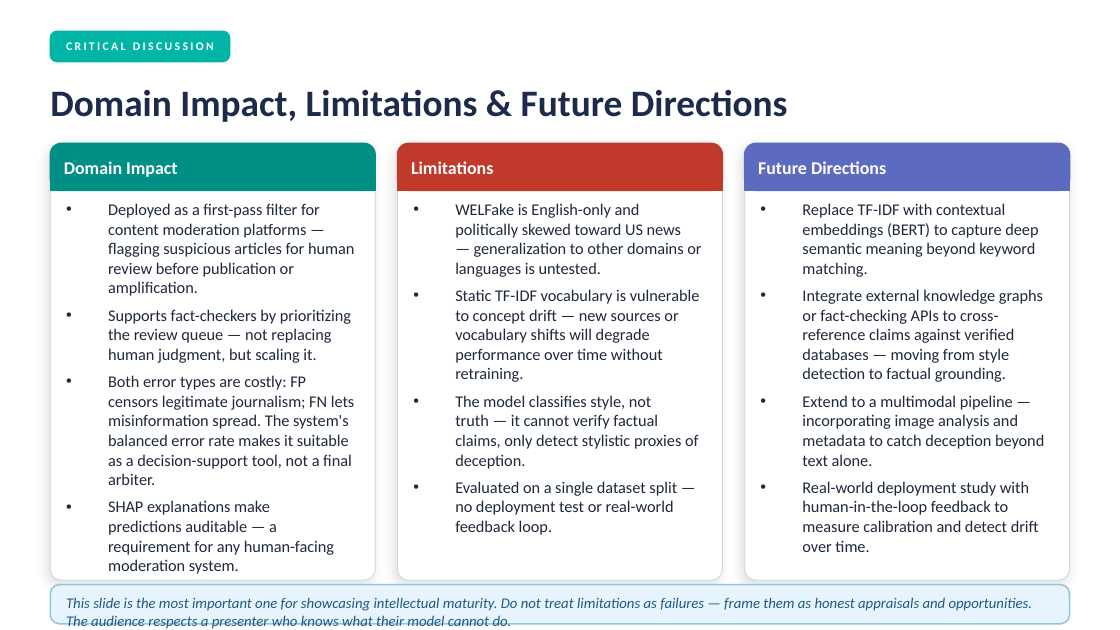
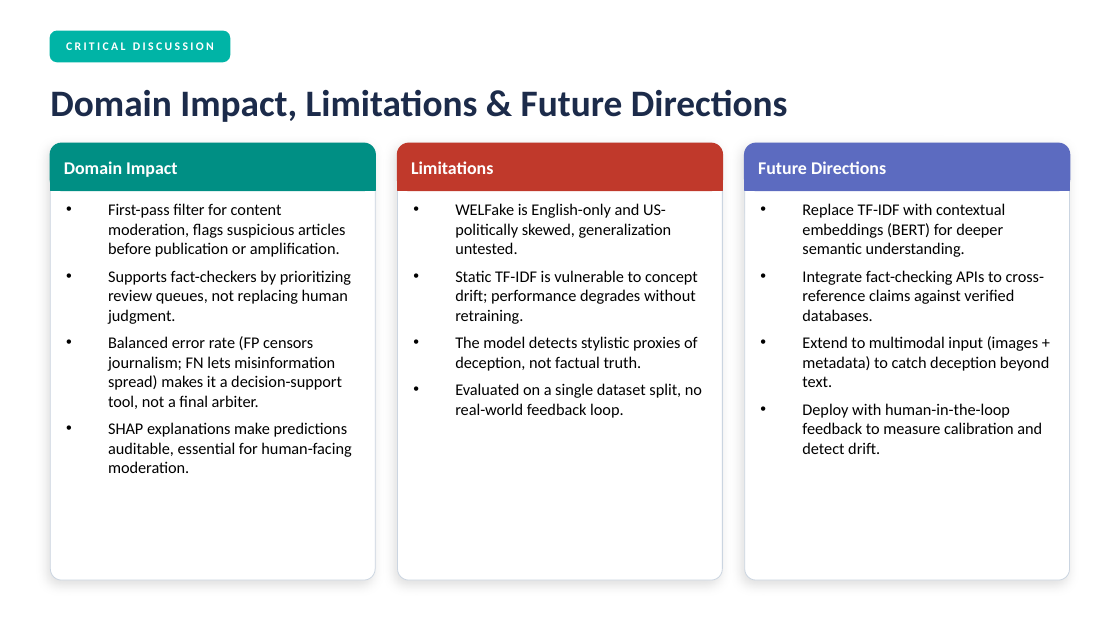
Before and after one commit to jackomazi/data-mining-and-machine-learning-project, a slide deck: slide 14 of project_presentation_template.pptx (slide 15 before the commit). Drawn at 1120x630 pixels with LibreOffice and Linux fonts; fonts in the diff are those of the drawing. Boxes give left, top, right and bottom in pixels: in the first picture for what was removed or moved away, otherwise in the second. Text is boxed around its words. In the diff, an @@ line names an element or a change of style, - is before the commit and + after.

Commit message:
Update presentation

```diff
--- a/project_presentation_template.pptx
+++ b/project_presentation_template.pptx
@@ text at box(108, 203, 351, 473): text changed; text colour #1E293B to #000000 @@
-• Deployed as a first-pass filter for content moderation platforms — flagging suspicious articles for human review before publication or amplification.
-• Supports fact-checkers by prioritizing the review queue — not replacing human judgment, but scaling it.
-• Both error types are costly: FP censors legitimate journalism; FN lets misinformation spread. The system's balanced error rate makes it suitable as a decision-support tool, not a final arbiter.
-• SHAP explanations make predictions auditable — a requirement for any human-facing moderation system.
+• First-pass filter for content moderation, flags suspicious articles before publication or amplification.
+• Supports fact-checkers by prioritizing review queues, not replacing human judgment.
+• Balanced error rate (FP censors journalism; FN lets misinformation spread) makes it a decision-support tool, not a final arbiter.
+• SHAP explanations make predictions auditable, essential for human-facing moderation.
@@ text at box(455, 203, 702, 418): text changed; text colour #1E293B to #000000 @@
-• WELFake is English-only and politically skewed toward US news — generalization to other domains or languages is untested.
-• Static TF-IDF vocabulary is vulnerable to concept drift — new sources or vocabulary shifts will degrade performance over time without retraining.
-• The model classifies style, not truth — it cannot verify factual claims, only detect stylistic proxies of deception.
-• Evaluated on a single dataset split — no deployment test or real-world feedback loop.
+• WELFake is English-only and US-politically skewed, generalization untested.
+• Static TF-IDF is vulnerable to concept drift; performance degrades without retraining.
+• The model detects stylistic proxies of deception, not factual truth.
+• Evaluated on a single dataset split, no real-world feedback loop.
@@ text at box(802, 203, 1049, 454): text changed; text colour #1E293B to #000000 @@
-• Replace TF-IDF with contextual embeddings (BERT) to capture deep semantic meaning beyond keyword matching.
-• Integrate external knowledge graphs or fact-checking APIs to cross-reference claims against verified databases — moving from style detection to factual grounding.
-• Extend to a multimodal pipeline — incorporating image analysis and metadata to catch deception beyond text alone.
-• Real-world deployment study with human-in-the-loop feedback to measure calibration and detect drift over time.
+• Replace TF-IDF with contextual embeddings (BERT) for deeper semantic understanding.
+• Integrate fact-checking APIs to cross-reference claims against verified databases.
+• Extend to multimodal input (images + metadata) to catch deception beyond text.
+• Deploy with human-in-the-loop feedback to measure calibration and detect drift.
@@ rounded rectangle removed at box(50, 585, 1070, 624) @@
@@ text removed at box(66, 597, 1032, 629) @@
-This slide is the most important one for showcasing intellectual maturity. Do not treat limitations as failures — frame them as honest appraisals and opportunities. The audience respects a presenter who knows what their model cannot do.
```
Also in this commit, not shown: 11 other slides changed, 1 slide removed, 1 other file.
